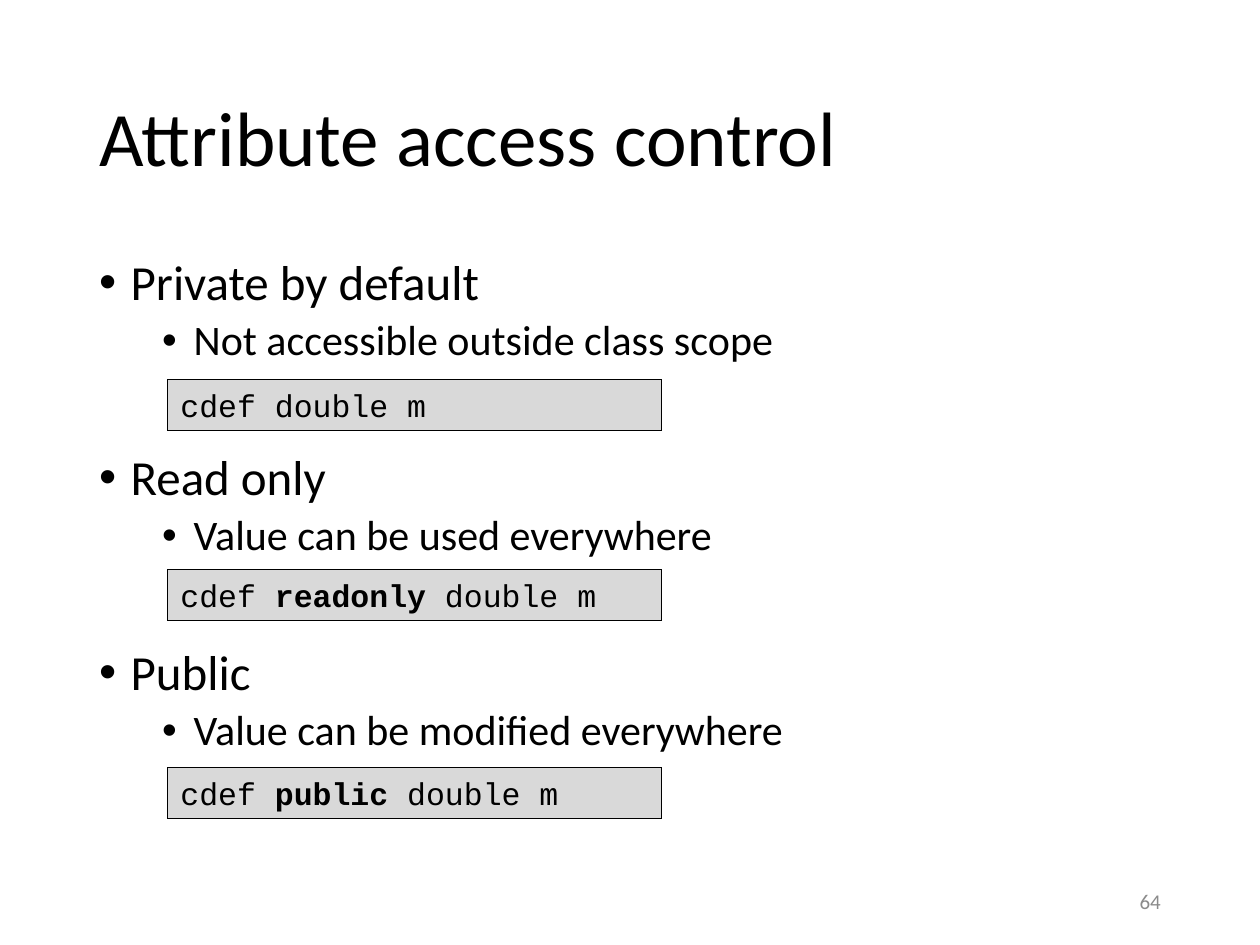
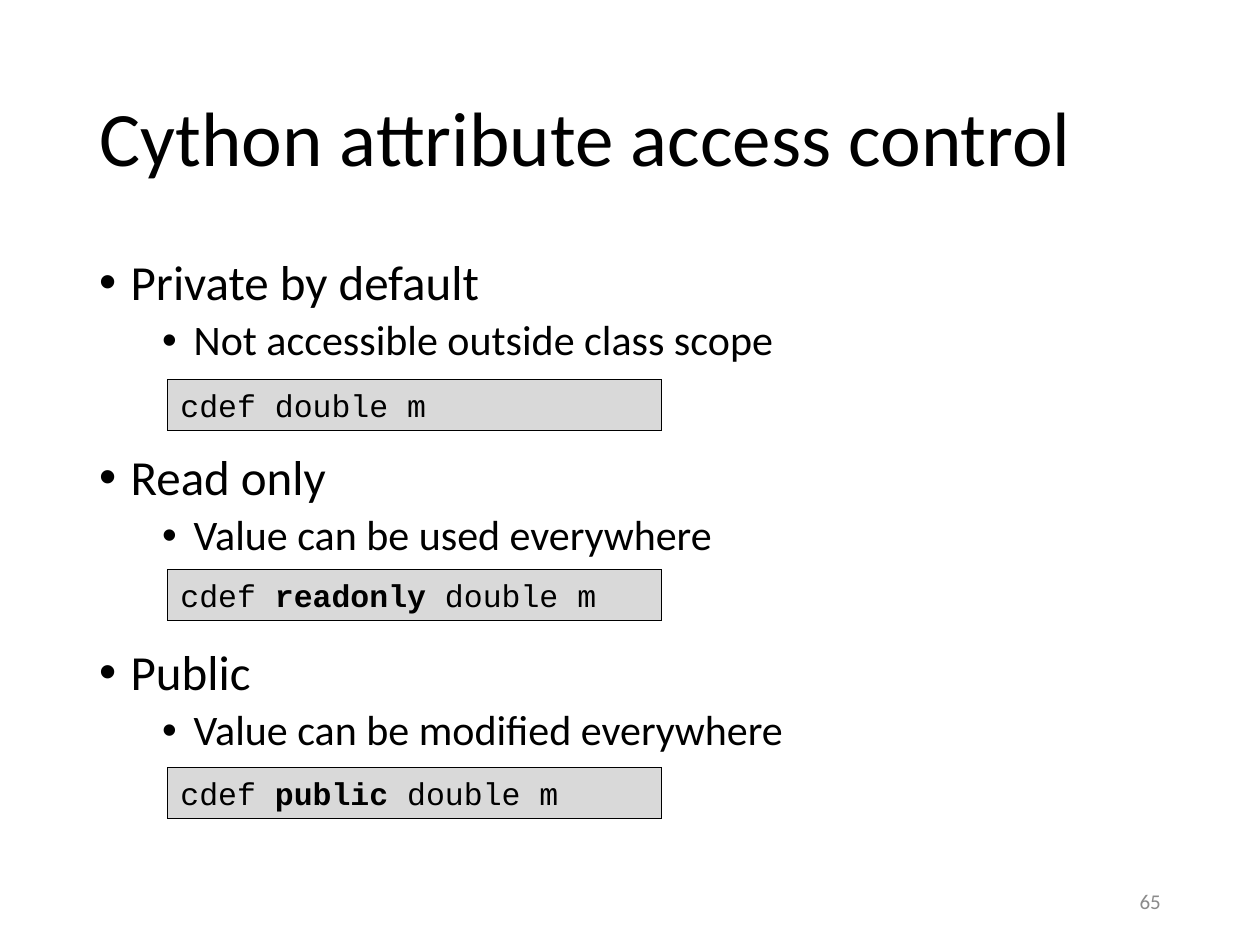
Before and after one commit to gjbex/Python-for-HPC, a slide deck: slide 65 of python_for_hpc.pptx (slide 64 before the commit). Drawn at 1260x945 pixels with LibreOffice and Linux fonts; fonts in the diff are those of the drawing. Boxes give left, top, right and bottom in pixels: in the first picture for what was removed or moved away, otherwise in the second. Text is boxed around its words. In the diff, an @@ line names an element or a change of style, - is before the commit and + after.

Commit message:
Update extension types for Cython 3.x

```diff
--- a/python_for_hpc.pptx
+++ b/python_for_hpc.pptx
@@ title at (x1=99, y1=112, x2=1071, y2=179): text changed @@
-Attribute access control
+Cython attribute access control
@@ page number at (x1=1140, y1=895, x2=1161, y2=909): text changed @@
-64
+65
```
Also in this commit, not shown: 3 other slides changed, 2 slides added.
